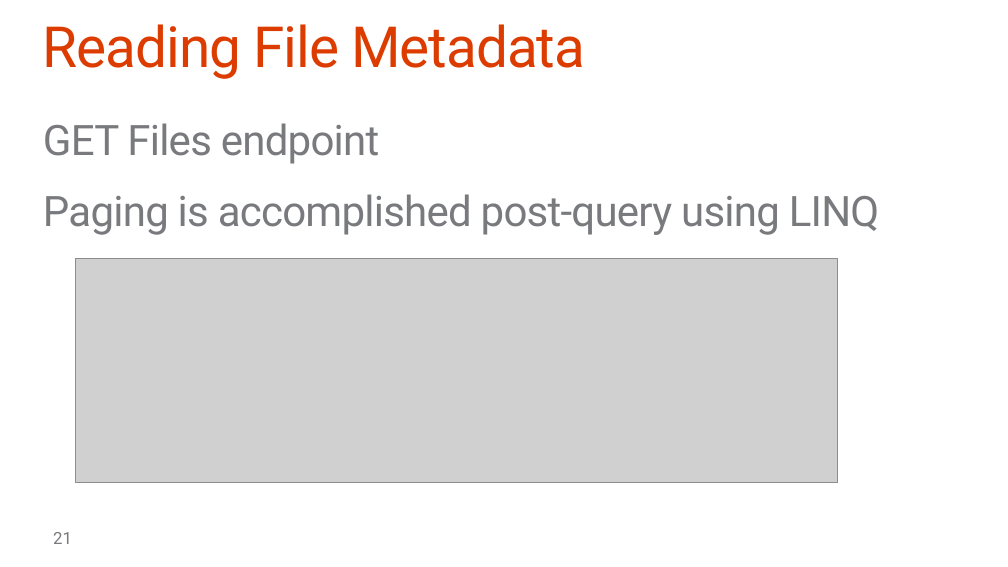
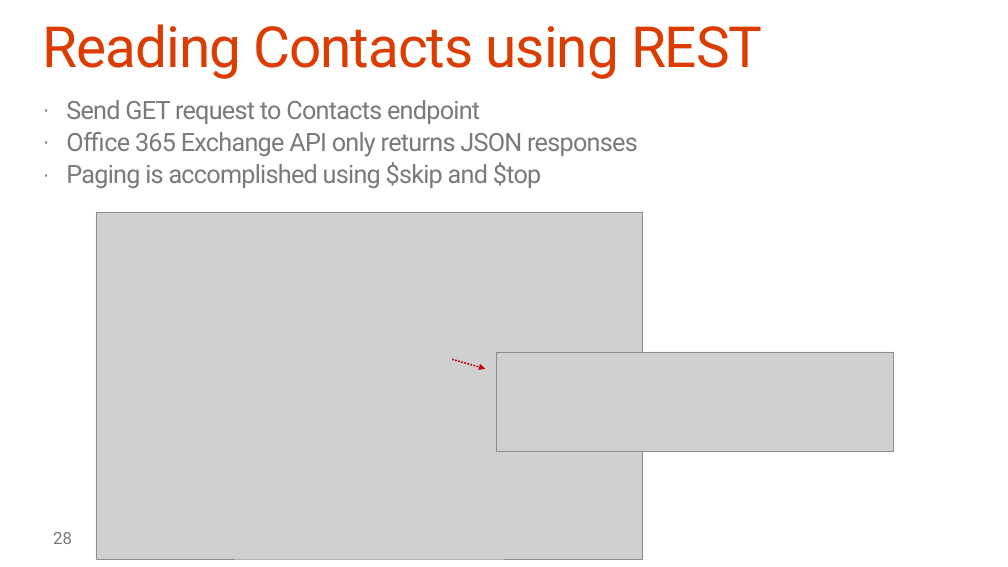
Before and after one commit to OfficeDev/TrainingContent, a slide deck: slide 28 of O3653-2 Deep Dive into Office 365 APIs for Calendar, Mail, and Contacts/O3653-2 Deep Dive into Office 365 APIs for Calendar, Mail, and Contacts.pptx (slide 21 before the commit). Drawn at 1008x567 pixels with LibreOffice and Linux fonts; fonts in the diff are those of the drawing; grey boxes stand for pictures; background and template pictures are left out. Boxes give left, top, right and bottom in pixels: in the first picture for what was removed or moved away, otherwise in the second. Text is boxed around its words. In the diff, an @@ line names an element or a change of style, - is before the commit and + after.

```diff
--- a/O3653-2 Deep Dive into Office 365 APIs for Calendar, Mail, and Contacts/O3653-2 Deep Dive into Office 365 APIs for Calendar, Mail, and Contacts.pptx
+++ b/O3653-2 Deep Dive into Office 365 APIs for Calendar, Mail, and Contacts/O3653-2 Deep Dive into Office 365 APIs for Calendar, Mail, and Contacts.pptx
@@ title at <box>43,24,763,79</box>: text changed @@
-Reading File Metadata
+Reading Contacts using REST
@@ text at <box>66,100,638,188</box>: text changed; size 40 to 24 pt @@
-GET Files endpoint
-Paging is accomplished post-query using LINQ
+· Send GET request to Contacts endpoint
+· Office 365 Exchange API only returns JSON responses
+· Paging is accomplished using $skip and $top
@@ picture: place and size @@
-picture at <box>76,259,838,482</box>
+picture at <box>96,212,643,560</box>
@@ arrow added from (452, 359) to (485, 369), #C00000 1.5 pt dashed @@
@@ picture added at <box>496,352,894,451</box> @@
@@ page number at <box>53,532,72,544</box>: text changed @@
-21
+28
```
Also in this commit, not shown: 13 other slides changed, 14 slides added, 7 slides removed, 8 other files.
